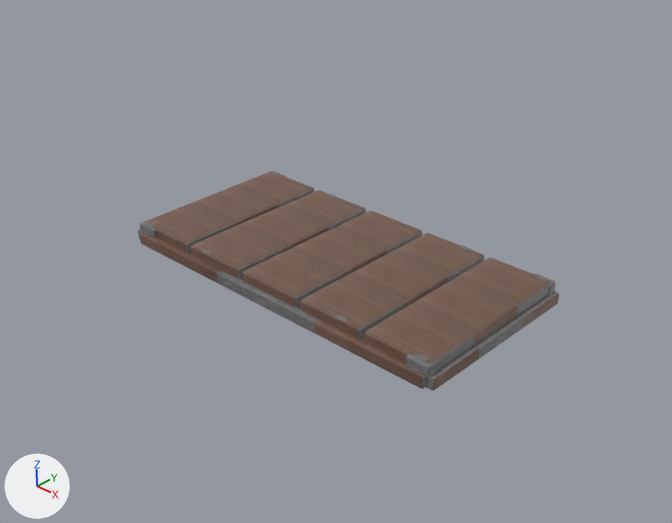
The Blender file RedFortress2/MultiPassRendering/res/model/static_platform/static_platform_2x1.blend as it was, and as the next commit left it.
One viewpoint serves both versions: the file's camera 'Preview camera'. Arrows for +X, +Y and +Z are at lower left; the lights stay in place. The first picture is the older version.

Names of what the first picture shows: 'static_platform_2x1'.
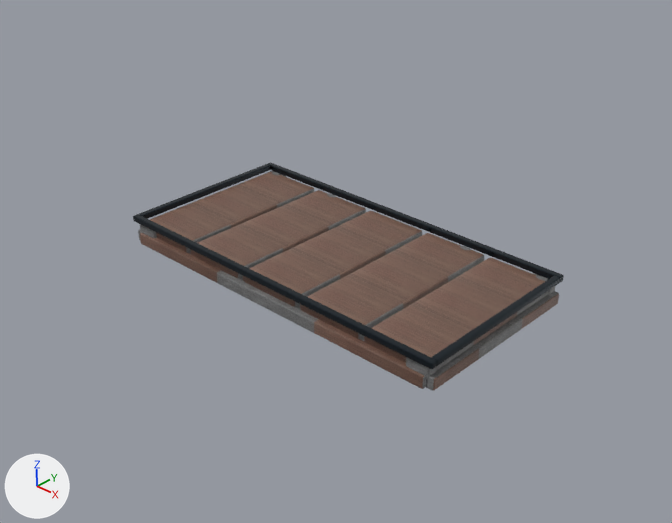
Pixel boxes [x1, y1, x2, y2] of what changed, in the pictures (672 x 523 px):
'static_platform_2x1_GuardRail_South', added
    after: [133, 214, 437, 369]
'static_platform_2x1_GuardRail_North', added
    after: [268, 162, 564, 283]
'static_platform_2x1_GuardRail_East', added
    after: [431, 276, 560, 366]
'static_platform_2x1_GuardRail_West', added
    after: [139, 164, 270, 219]

What the commit changed:
Material 'GuardRail_Metal' (mat_guardrail_metal) is new.
Its base color is (0.025, 0.035, 0.045) (dark blue #2c353c).
Its metallic is 0.85.
Its roughness is 0.24.
Mesh me_cube_003 is new.
It has 56 vertices, 54 faces and spans x -0.05..0.05, y -1.4..1.4, z -0.05..0.05.
It uses material mat_guardrail_metal (dark blue #2c353c).
Mesh me_cube_002 is new.
It has 56 vertices, 54 faces and spans x -0.05..0.05, y -1.4..1.4, z -0.05..0.05.
It uses material mat_guardrail_metal (dark blue #2c353c).
Mesh me_cube_001 is new.
It has 56 vertices, 54 faces and spans x -3.0..3.0, y -0.05..0.05, z -0.05..0.05.
It uses material mat_guardrail_metal (dark blue #2c353c).
Mesh me_cube is new.
It has 56 vertices, 54 faces and spans x -3.0..3.0, y -0.05..0.05, z -0.05..0.05.
It uses material mat_guardrail_metal (dark blue #2c353c).
Object 'static_platform_2x1_GuardRail_West' (ob_static_platform_2x1_guardrail_west) is new; it shows me_cube_003.
Its location is (-2.95, 0.0, 0.26).
Object 'static_platform_2x1_GuardRail_East' (ob_static_platform_2x1_guardrail_east) is new; it shows me_cube_002.
Its location is (2.95, 0.0, 0.26).
Object 'static_platform_2x1_GuardRail_South' (ob_static_platform_2x1_guardrail_south) is new; it shows me_cube_001.
Its location is (0.0, -1.45, 0.26).
Object 'static_platform_2x1_GuardRail_North' (ob_static_platform_2x1_guardrail_north) is new; it shows me_cube.
Its location is (0.0, 1.45, 0.26).
